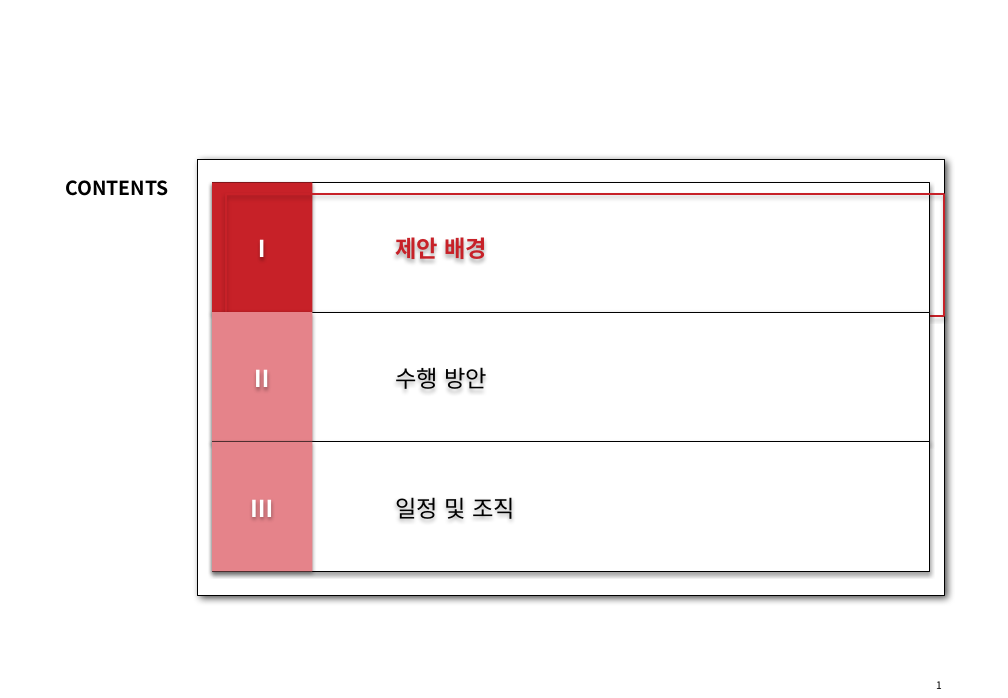
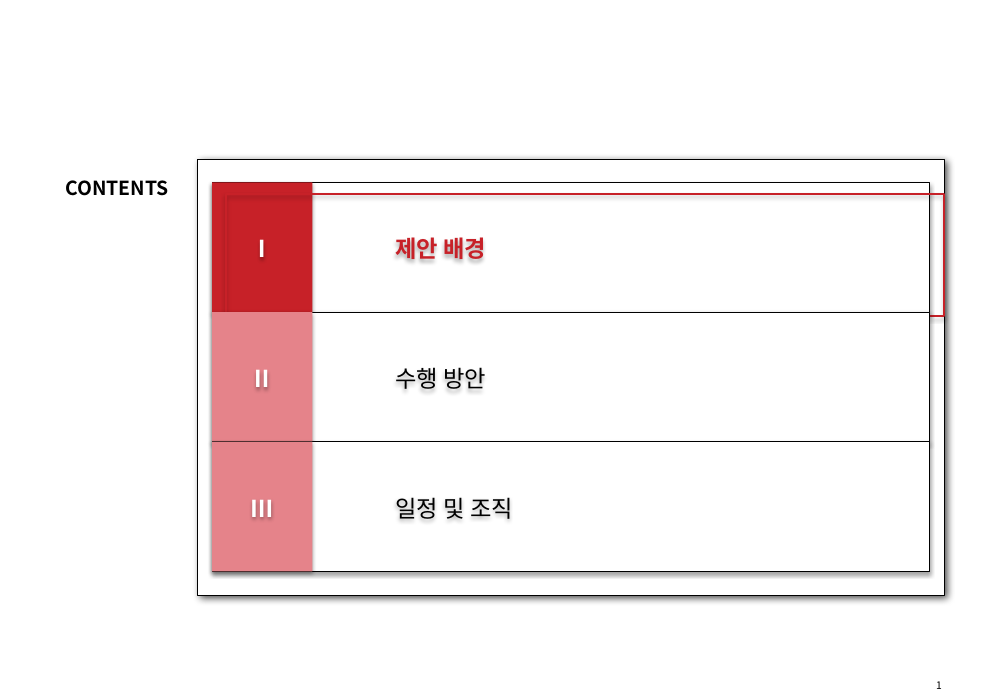
Before and after one commit to 0101-commits/ppt-skill, a slide deck: slide 2 of HCG_Automated_Draft.pptx. Drawn at 1008x698 pixels with LibreOffice and Linux fonts; fonts in the diff are those of the drawing; background and template pictures are left out. Boxes give left, top, right and bottom in pixels: in the first picture for what was removed or moved away, otherwise in the second. Text is boxed around its words. In the diff, an @@ line names an element or a change of style, - is before the commit and + after.

```diff
--- a/HCG_Automated_Draft.pptx
+++ b/HCG_Automated_Draft.pptx
@@ text "일정 및 조직" at (395,497,512,519): letter spacing 0 to -0.3 pt @@
```
Also in this commit, not shown: 4 other slides changed, 9 other files.
